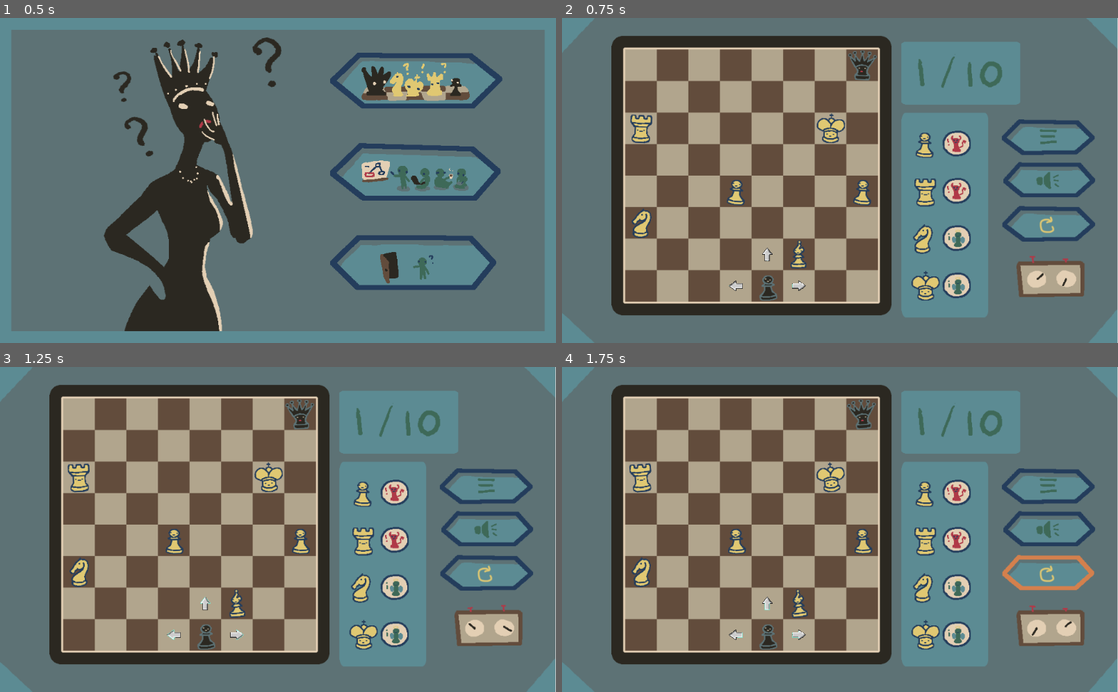
Above: before the commit, frames 1-4 (two rows, left to right).
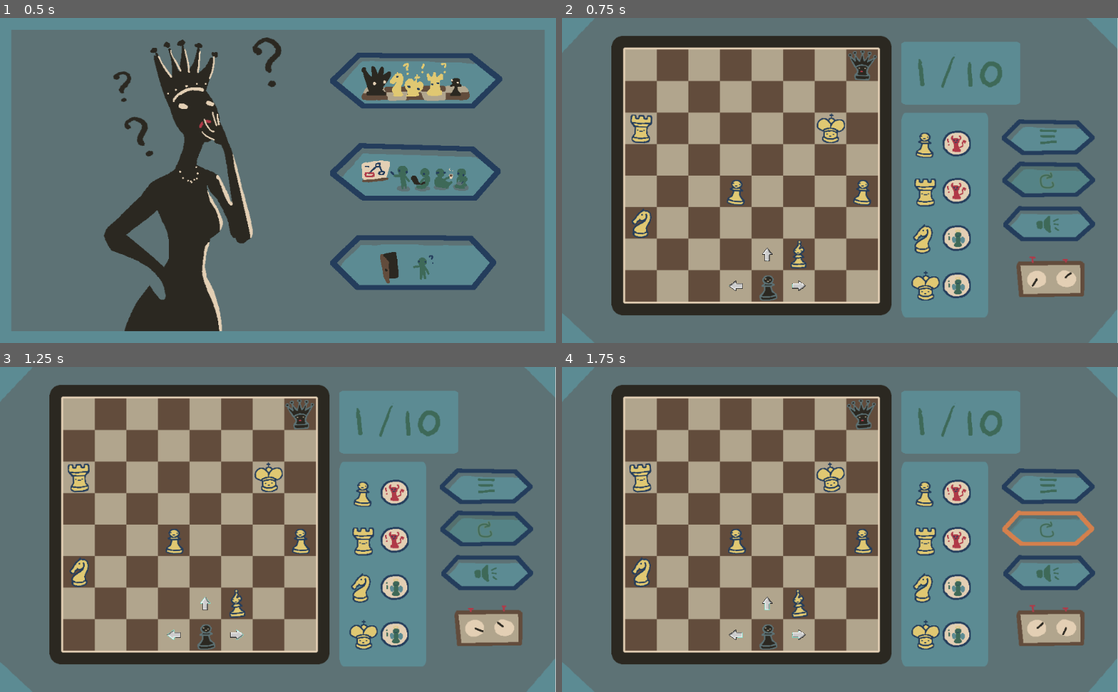
Above: after the commit, the same moments.

Repository: Windastella/ScribbleJam
Game: Godot game, scene res://Scenes/Main.tscn
Same seed, same stepped clock (60 frames per second), same inputs: the game is played once before the commit and once after it.
Inputs (mouse positions are in pixels of both pictures, inside the frame that each line leads up to; where the layout moved, square brackets give the same spot in the first picture):
- Up to frame 1 (0.5 s): no input
- Up to frame 2 (0.75 s): click (979, 79) at 0.5 s
- Up to frame 3 (1.25 s): no input
- Up to frame 4 (1.75 s): click (1051, 529) [1051, 571] at 1.25 s

Frame 1 is identical in both runs. In frame 2, 0.5% of the frame differs, in the area x 79-96%, y 44-83%; in frame 3, 0.5%; in frame 4, 1.4%.

Commit message:
change buttons order, redraw restart button

Diff:
--- a/Scenes/Base_Level.tscn
+++ b/Scenes/Base_Level.tscn
@@ -13,8 +13,8 @@
 [ext_resource path="res://assets/hint_box.png" type="Texture" id=11]
 [ext_resource path="res://assets/Sounds/Music/A-Mouse-in-the-House(Track04).wav" type="AudioStream" id=12]
 [ext_resource path="res://assets/Numbers/level1.png" type="Texture" id=13]
-[ext_resource path="res://assets/Menu/restart_button_selected.png" type="Texture" id=14]
-[ext_resource path="res://assets/Menu/restart_button.png" type="Texture" id=15]
+[ext_resource path="res://assets/Menu/restart_button_selected3.png" type="Texture" id=14]
+[ext_resource path="res://assets/Menu/restart_button2.png" type="Texture" id=15]
 [ext_resource path="res://assets/Menu/mute_button.png" type="Texture" id=17]
 [ext_resource path="res://assets/Menu/mute_button_selected.png" type="Texture" id=18]
 [ext_resource path="res://assets/Menu/menu_button_selected.png" type="Texture" id=19]
@@ -152,7 +152,7 @@
 
 [node name="Mute" type="TextureButton" parent="Camera"]
 margin_left = 893.881
-margin_top = 292.67
+margin_top = 382.0
 margin_right = 1085.88
 margin_bottom = 388.67
 focus_mode = 0
@@ -169,6 +169,7 @@
 [node name="clock" type="AnimatedSprite" parent="Camera"]
 position = Vector2( 992, 528 )
 frames = SubResource( 1 )
+frame = 2
 playing = true
 
 [node name="level" type="Sprite" parent="Camera"]
@@ -177,9 +178,9 @@
 
 [node name="Restart" type="TextureButton" parent="Camera"]
 margin_left = 892.068
-margin_top = 382.466
+margin_top = 292.0
 margin_right = 1080.07
-margin_bottom = 454.466
+margin_bottom = 350.0
 texture_normal = ExtResource( 15 )
 texture_pressed = ExtResource( 14 )
 texture_hover = ExtResource( 14 )
Binary file added: assets/Menu/restart_button2.png
Not shown, added: assets/Menu/restart_button2.png.import
Binary file added: assets/Menu/restart_button_selected2.png
Not shown, added: assets/Menu/restart_button_selected2.png.import
Binary file added: assets/Menu/restart_button_selected3.png
Not shown, added: assets/Menu/restart_button_selected3.png.import
